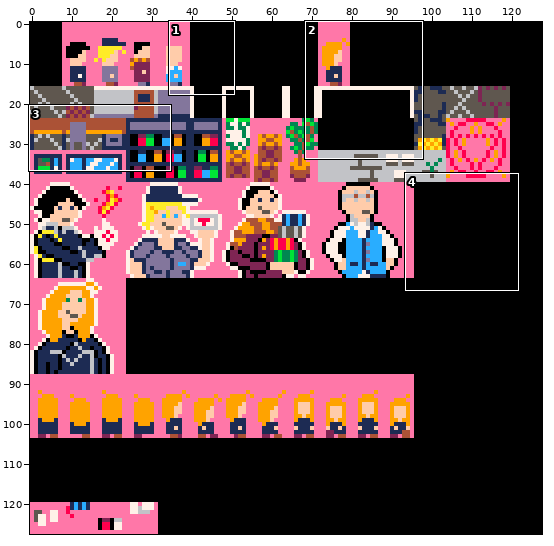
A sprite sheet gets an edit: atlas.png. The picture above shows the old version from afar; the outline marks the close-up.
Close-up. As it was:
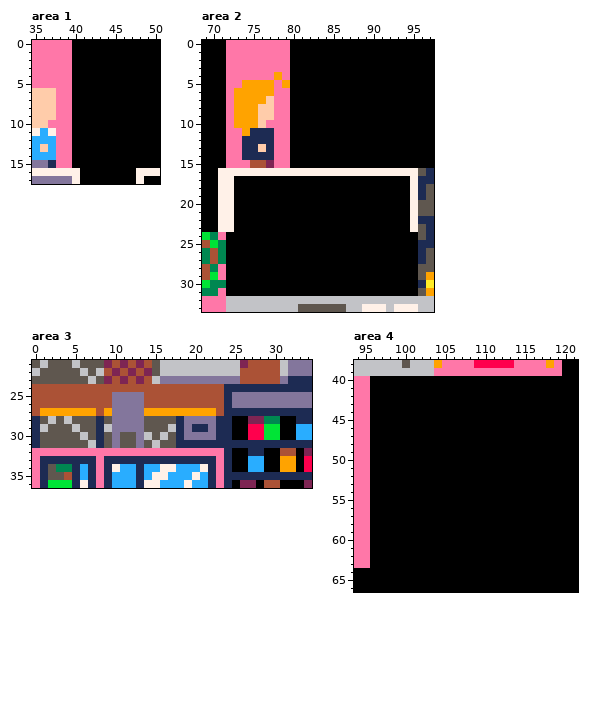
The file is 128x128 pixels. Shown: area 1: x 35..50, y 0..17; area 2: x 69..97, y 0..33; area 3: x 0..34, y 21..36; area 4: x 94..121, y 38..66. The commit also changed other parts of the picture, which this record leaves out.
Now the later version:
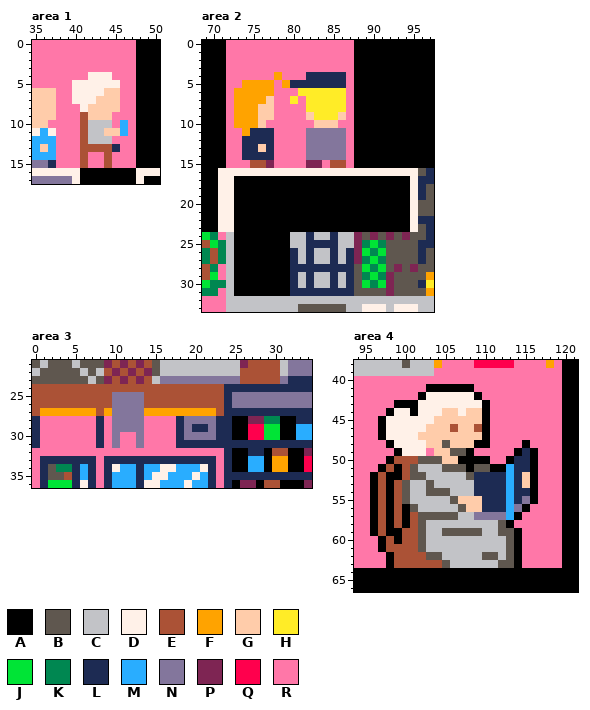
Palette (. is transparent): A #000000  B #5f574f  C #c2c3c7  D #fff1e8  E #ab5236  F #ffa300  G #ffccaa  H #ffec27  J #00e436  K #008751  L #1d2b53  M #29adff  N #83769c  P #7e2553  Q #ff004d  R #ff77a8
The exact change:
Area 1:
y 0..3: x 40..47 AAAAAAAA -> RRRRRRRR
y 4: x 40..47 AAAAAAAA -> RRDDDRRR
y 5: x 40..47 AAAAAAAA -> DDDDDDRR
y 6: x 40..47 AAAAAAAA -> DDDDGGRR
y 7: x 40..47 AAAAAAAA -> DDDGGGRR
y 8: x 40..47 AAAAAAAA -> RDGGGGRR
y 9: x 40..47 AAAAAAAA -> REGGGRRR
y 10: x 40..47 AAAAAAAA -> RECCCRMR
y 11: x 40..47 AAAAAAAA -> RECCGGMR
y 12: x 40..47 AAAAAAAA -> RECCCRRR
y 13: x 40..47 AAAAAAAA -> REEEELRR
y 14..15: x 40..47 AAAAAAAA -> RERRERRR
Area 2:
y 0..3: x 80..87 AAAAAAAA -> RRRRRRRR
y 4: x 80..87 AAAAAAAA -> RRLLLLLR
y 5: x 80..87 AAAAAAAA -> LLLLLLLR
y 6: x 80..87 AAAAAAAA -> RHHHHHHR
y 7: x 80..87 AAAAAAAA -> HRHHHHHR
y 8: x 80..87 AAAAAAAA -> RRHHHHHR
y 9: x 80..87 AAAAAAAA -> RRGHHHGR
y 10: x 80..87 AAAAAAAA -> RRRGGGRR
y 11..14: x 80..87 AAAAAAAA -> RRNNNNNR
y 15: x 80..87 AAAAAAAA -> RRPPREER
y 24: x 72 A -> C; x 80..95 AAAAAAAAAAAAAAAA -> CCLCCLCCPBPBPBPB
y 25: x 72 A -> C; x 80..95 AAAAAAAAAAAAAAAA -> CCLLLLCCPKJKBBBB
y 26: x 72 A -> C; x 80..95 AAAAAAAAAAAAAAAA -> LCLCCLCLPJKJBBBB
y 27: x 72 A -> C; x 80..95 AAAAAAAAAAAAAAAA -> LCLCCLCLPKJKBBBB
y 28: x 72 A -> C; x 80..95 AAAAAAAAAAAAAAAA -> LLLLLLLLBJKJBPBP
y 29: x 72 A -> C; x 80..95 AAAAAAAAAAAAAAAA -> LCLCCLCLBKJKPBBB
y 30: x 72 A -> C; x 80..95 AAAAAAAAAAAAAAAA -> LCLCCLCLBJKJPBBB
y 31: x 72 A -> C; x 80..95 AAAAAAAAAAAAAAAA -> LLLLLLLLBBBBPBBB
Area 3:
y 28: x 1..7 BCBCBBB -> RRRRRRR; x 9 B -> R; x 14..17 BBBB -> RRRR
y 29: x 1..7 CBBBCBB -> RRRRRRR; x 9 C -> R; x 14..17 BBBC -> RRRR
y 30: x 1..7 BBBBBCB -> RRRRRRR; x 9 B -> R; x 11..12 BB -> RR; x 14..17 CBCB -> RRRR
y 31: x 1..7 BBBBBBC -> RRRRRRR; x 9 B -> R; x 11..12 BB -> RR; x 14..17 BCBB -> RRRR
y 32: x 30 A -> E; x 32 E -> A
y 33..34: x 30 A -> F; x 32 F -> A
Area 4:
y 40: x 96..119 AAAAAAAAAAAAAAAAAAAAAAAA -> RRRRRRRRRRRRRRRRRRRRRRRR
y 41: x 96..102 AAAAAAA -> RRRRRRR; x 109..119 AAAAAAAAAAA -> RRRRRRRRRRR
y 42: x 96..101 AAAAAA -> RRRRRR; x 103..108 AAAAAA -> DDDDDD; x 110..119 AAAAAAAAAA -> RRRRRRRRRR
y 43: x 96..98 AAA -> RRR; x 102..109 AAAAAAAA -> DDDDDDDD; x 111..119 AAAAAAAAA -> RRRRRRRRR
y 44: x 96..97 AA -> RR; x 99..100 AA -> DD; x 102..109 AAAAAAAA -> DDDGGDGG; x 111..119 AAAAAAAAA -> RRRRRRRRR
y 45: x 96 A -> R; x 98..109 AAAAAAAAAAAA -> DDDDDDGGGGGG; x 111..119 AAAAAAAAA -> RRRRRRRRR
y 46: x 96 A -> R; x 98..109 AAAAAAAAAAAA -> DDDDDGGGEGGE; x 111..119 AAAAAAAAA -> RRRRRRRRR
y 47: x 96 A -> R; x 98..109 AAAAAAAAAAAA -> DDDDGGGGGGGG; x 111..119 AAAAAAAAA -> RRRRRRRRR
y 48: x 96..97 AA -> RR; x 99..108 AAAAAAAAAA -> DDDDGGBGGG; x 111..114 AAAA -> RRRR; x 116..119 AAAA -> RRRR
y 49: x 96..98 AAA -> RRR; x 100..107 AAAAAAAA -> DDDRGGBB; x 109..113 AAAAA -> RRRRR; x 115 A -> L; x 117..119 AAA -> RRR
y 50: x 96..97 AA -> RR; x 99..106 AAAAAAAA -> EEEBBBGG; x 111..112 AA -> RR; x 114..115 AA -> LL; x 117..119 AAA -> RRR
y 51: x 96 A -> R; x 98 A -> E; x 100..107 AAAAAAAA -> EBCCCBBB; x 109..110 AA -> BB; x 113..115 AAA -> MLL; x 117..119 AAA -> RRR
y 52: x 97 A -> E; x 100..115 AAAAAAAAAAAAAAAA -> EBBCCCCCBLLLLMLG; x 117..119 AAA -> RRR
y 53: x 97 A -> E; x 99..115 AAAAAAAAAAAAAAAAA -> EBCCBCCCCCLLLLMLG; x 117..119 AAA -> RRR
y 54: x 97 A -> E; x 99..115 AAAAAAAAAAAAAAAAA -> EBCCBBBCCCLLLLMLL; x 117..119 AAA -> RRR
y 55: x 97 A -> E; x 99..115 AAAAAAAAAAAAAAAAA -> EBCCCCCBGGGLLLMLN; x 117..119 AAA -> RRR
y 56: x 97 A -> E; x 99 A -> E; x 101..114 AAAAAAAAAAAAAA -> BCCCCCBGGLLLMN; x 116..119 AAAA -> RRRR
y 57: x 97 A -> E; x 99 A -> E; x 101..113 AAAAAAAAAAAAA -> EBBBBBCCNNNNM; x 115..119 AAAAA -> RRRRR
y 58: x 97 A -> E; x 99 A -> E; x 101..112 AAAAAAAAAAAA -> EBCCCCCCCCCB; x 114..119 AAAAAA -> RRRRRR
y 59: x 97 A -> E; x 100..113 AAAAAAAAAAAAAA -> EEBCCBBBBBCCBB; x 115..119 AAAAA -> RRRRR
y 60: x 96 A -> R; x 98 A -> E; x 100..113 AAAAAAAAAAAAAA -> EEBCCCCCCCCCCB; x 115..119 AAAAA -> RRRRR
y 61: x 96 A -> R; x 98..113 AAAAAAAAAAAAAAAA -> EEEEBCCCCCCCCCCB; x 115..119 AAAAA -> RRRRR
y 62: x 96..97 AA -> RR; x 99..113 AAAAAAAAAAAAAAA -> EEEEBBCCCCCBBCB; x 115..119 AAAAA -> RRRRR
y 63: x 96..97 AA -> RR; x 99..113 AAAAAAAAAAAAAAA -> EEEEEEBCCCCCCBB; x 115..119 AAAAA -> RRRRR
